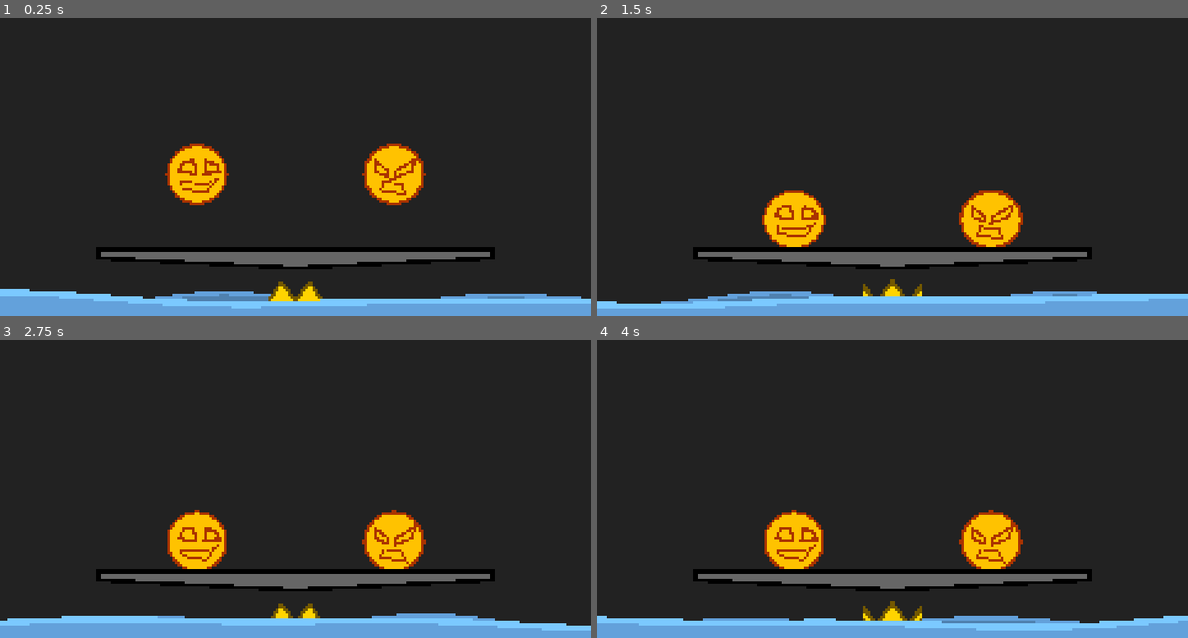
Above: before the commit, frames 1-4 (two rows, left to right).
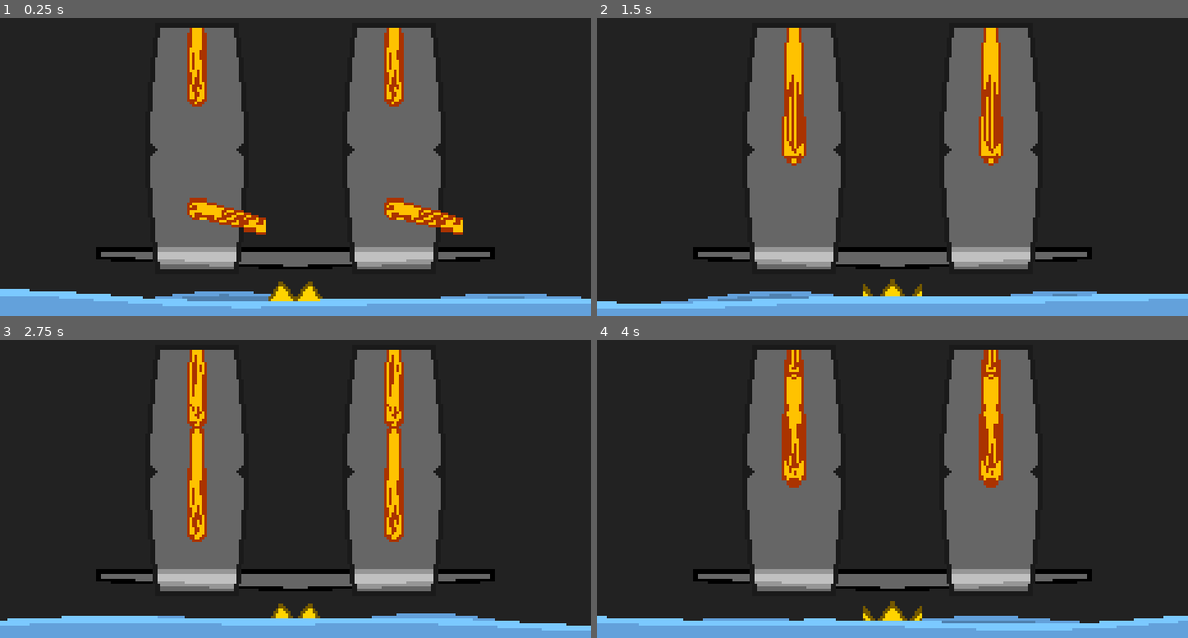
Above: after the commit, the same moments.

Repository: tm-nielsen/big-boy-balance-beam
Game: Godot game, scene res://scenes/root.tscn
The game is run twice, just before and just after one commit, with the same random seed, the same clock (stepped at 60 frames per second) and the same inputs.
Inputs:
- Up to frame 1 (0.25 s): no input
- Up to frame 2 (1.5 s): tap Enter at 0.5 s
- Up to frame 3 (2.75 s): no input
- Up to frame 4 (4 s): no input

The runs differ from the first frame. In frame 1, 24% of the frame differs, in the area x 25-79%, y 3-85%; in frame 2, 24%; in frame 3, 24%; in frame 4, 24%.

Commit message:
Implemented basic character selection

Diff:
--- a/scenes/character_select.tscn
+++ b/scenes/character_select.tscn
@@ -1,21 +1,15 @@
-[gd_scene load_steps=3 format=3 uid="uid://bhff3t7o815en"]
+[gd_scene load_steps=4 format=3 uid="uid://bhff3t7o815en"]
 
 [ext_resource type="Script" path="res://scripts/character_selection/character_selector.gd" id="1_b3odk"]
+[ext_resource type="PackedScene" uid="uid://dy63n5m0j3xh2" path="res://scenes/prefabs/character_selector.tscn" id="1_olccc"]
 [ext_resource type="PackedScene" uid="uid://dsq45rp2r5sat" path="res://scenes/prefabs/character_preview.tscn" id="4_cy3e1"]
 
 [node name="Node2D" type="Node2D"]
 
 [node name="Camera2D" type="Camera2D" parent="."]
 
-[node name="CharacterSelector" type="Node2D" parent="."]
+[node name="CharacterSelector" parent="." instance=ExtResource("1_olccc")]
 position = Vector2(-40, 0)
-script = ExtResource("1_b3odk")
-preview_prefab = ExtResource("4_cy3e1")
-carousel_item_count = 2.0
-carousel_radius = 60.0
-size = Vector2(36, 100)
-fill_colour = Color(1, 1, 1, 0.588235)
-border_colour = Color(0.1, 0.1, 0.1, 1)
 
 [node name="CharacterSelector2" type="Node2D" parent="."]
 position = Vector2(40, 0)
--- a/scenes/game.tscn
+++ b/scenes/game.tscn
@@ -8,7 +8,6 @@
 [ext_resource type="Script" path="res://scripts/physics/balls/physics_ball_manager.gd" id="1_vyn2h"]
 [ext_resource type="Script" path="res://scripts/physics/beam/time_dependant_balance_beam.gd" id="2_k61rr"]
 [ext_resource type="Script" path="res://scripts/drawing/path_drawing/character_drawer.gd" id="2_radw7"]
-[ext_resource type="Script" path="res://scripts/drawing/path_drawing/squishy_path_set_drawer.gd" id="3_mencq"]
 [ext_resource type="Shader" path="res://visuals/shaders/waves.gdshader" id="10_6n8yc"]
 [ext_resource type="Shader" path="res://visuals/shaders/distorted_waves.gdshader" id="10_vve22"]
 [ext_resource type="Script" path="res://scripts/water_effects/distorted_water.gd" id="11_w0r1a"]
@@ -16,6 +15,7 @@
 [ext_resource type="Shader" path="res://visuals/shaders/metaballs.gdshader" id="12_2bu88"]
 [ext_resource type="Shader" path="res://visuals/shaders/crown.gdshader" id="13_dkh44"]
 [ext_resource type="Script" path="res://scripts/crown.gd" id="14_jbfb5"]
+[ext_resource type="PackedScene" uid="uid://dy63n5m0j3xh2" path="res://scenes/prefabs/character_selector.tscn" id="17_bj4qq"]
 
 [sub_resource type="ShaderMaterial" id="ShaderMaterial_lb16j"]
 shader = ExtResource("10_vve22")
@@ -87,10 +87,15 @@
 [sub_resource type="QuadMesh" id="QuadMesh_wnk81"]
 size = Vector2(24, 16)
 
-[node name="Game" type="Node2D" node_paths=PackedStringArray("reset_manager", "stage_limits")]
+[sub_resource type="QuadMesh" id="QuadMesh_7oapw"]
+size = Vector2(300, 200)
+
+[node name="Game" type="Node2D" node_paths=PackedStringArray("reset_manager", "stage_limits", "character_selectors")]
+texture_filter = 1
 script = ExtResource("1_imn7p")
 reset_manager = NodePath("ResetManager")
 stage_limits = NodePath("StageLimits")
+character_selectors = [NodePath("CharacterSelection/P1Selector"), NodePath("CharacterSelection/P2Selector")]
 
 [node name="Camera2D" type="Camera2D" parent="." node_paths=PackedStringArray("ball_manager", "balance_beam", "stage_limits")]
 script = ExtResource("1_hje18")
@@ -148,11 +153,6 @@
 stroke_width = 1.0
 radius = 12.0
 
-[node name="PathSetDrawer" type="Node2D" parent="PhysicsBallManager/Player1/Drawer"]
-z_index = 1
-z_as_relative = false
-script = ExtResource("3_mencq")
-
 [node name="Player2" type="Node2D" parent="PhysicsBallManager"]
 position = Vector2(40, -20)
 script = ExtResource("1_m3mpd")
@@ -174,11 +174,6 @@
 stroke_colour = Color(0.666667, 0.2, 0, 1)
 stroke_width = 1.25
 radius = 12.0
-
-[node name="PathSetDrawer" type="Node2D" parent="PhysicsBallManager/Player2/Drawer"]
-z_index = 2
-z_as_relative = false
-script = ExtResource("3_mencq")
 
 [node name="Water" type="Node2D" parent="."]
 modulate = Color(0.387, 0.631383, 0.86, 1)
@@ -230,6 +225,23 @@
 mesh = SubResource("QuadMesh_wnk81")
 script = ExtResource("14_jbfb5")
 
+[node name="CharacterSelection" type="Node2D" parent="."]
+z_index = 5
+
+[node name="Background" type="MeshInstance2D" parent="CharacterSelection"]
+visible = false
+modulate = Color(1, 1, 1, 0.588235)
+mesh = SubResource("QuadMesh_7oapw")
+
+[node name="P1Selector" parent="CharacterSelection" node_paths=PackedStringArray("player_target") instance=ExtResource("17_bj4qq")]
+position = Vector2(-40, 0)
+player_target = NodePath("../../PhysicsBallManager/Player1")
+
+[node name="P2Selector" parent="CharacterSelection" node_paths=PackedStringArray("player_target") instance=ExtResource("17_bj4qq")]
+position = Vector2(40, 0)
+player_target = NodePath("../../PhysicsBallManager/Player2")
+player_index = 2
+
 [connection signal="lead_player_switched" from="." to="Crown" method="_on_lead_player_switched"]
 [connection signal="bottom_threshold_reached" from="StageLimits" to="Water/Front" method="_on_stage_limits_bottom_threshold_reached"]
 [connection signal="bottom_threshold_reached" from="StageLimits" to="Water/BacksplashParticles" method="_on_stage_limits_bottom_threshold_reached"]
--- /dev/null
+++ b/scenes/prefabs/character_selector.tscn
@@ -0,0 +1,13 @@
+[gd_scene load_steps=3 format=3 uid="uid://dy63n5m0j3xh2"]
+
+[ext_resource type="Script" path="res://scripts/character_selection/character_selector.gd" id="1_8oqac"]
+[ext_resource type="PackedScene" uid="uid://dsq45rp2r5sat" path="res://scenes/prefabs/character_preview.tscn" id="2_t1i6k"]
+
+[node name="CharacterSelector" type="Node2D"]
+script = ExtResource("1_8oqac")
+preview_prefab = ExtResource("2_t1i6k")
+carousel_item_count = 2.0
+carousel_radius = 60.0
+size = Vector2(36, 100)
+fill_colour = Color(1, 1, 1, 0.588235)
+border_colour = Color(0.1, 0.1, 0.1, 1)
--- a/scripts/character_selection/character_selector.gd
+++ b/scripts/character_selection/character_selector.gd
@@ -2,7 +2,9 @@
 class_name CharacterSelector
 extends SelectionCarousel
 
-signal character_selected(file_path: String)
+signal character_selected(player_node)
+
+@export var player_target: PlayerController
 
 @export_subgroup('preview settings', 'preview')
 @export var preview_prefab: PackedScene
@@ -14,6 +16,13 @@
 @export_dir var extra_characters_path := 'characters'
 
 var character_file_paths: Array[String]
+
+
+func start_selecting():
+  explicitly_selected_index = -1
+  selection_rotation = 0
+  show()
+  player_target.hide()
 
 
 func _create_items(parent_node: Node):
@@ -75,4 +84,14 @@
 
 
 func _select_item():
-  character_selected.emit(character_file_paths[selected_index])
+  var selected_filepath = character_file_paths[selected_index]
+  player_target.drawer.file_path = selected_filepath
+
+  var selected_preview = items[selected_index]
+  player_target.squish_ratio = selected_preview.squish_ratio
+  player_target.squish_reset_delta = selected_preview.squish_delta
+  player_target.squish_state = selected_preview.squish_state
+  player_target.position = position
+  player_target.show()
+  character_selected.emit(player_target)
+  hide()
--- a/scripts/character_selection/selection_carousel.gd
+++ b/scripts/character_selection/selection_carousel.gd
@@ -40,6 +40,7 @@
   item_count = items.size()
 
 func _process(delta: float):
+  if !visible: return
   if Engine.is_editor_hint(): queue_redraw()
   elif is_numbered_action_just_pressed('button'):
     _select_item()
--- a/scripts/game_manager.gd
+++ b/scripts/game_manager.gd
@@ -3,6 +3,8 @@
 
 signal player_scored(player_index: int, score_increase: int)
 signal lead_player_switched(player_index: int)
+
+enum GameState {CHARACTER_SELECTION, FROZEN, GAMEPLAY, RESETTING}
 
 @export var fallen_ball_reset_height: float = -120
 @export var reset_delay: float = 1
@@ -10,35 +12,41 @@
 @export_subgroup('references')
 @export var reset_manager: ResetManager
 @export var stage_limits: StageLimits
+@export var character_selectors: Array[CharacterSelector]
 
 var score_offset: int
 
-var round_completed: bool
-var is_resetting: bool
+var state := GameState.CHARACTER_SELECTION
+var pending_selections := 2
+
+# var round_completed: bool
+# var is_resetting: bool
 
 func _ready():
   reset_manager.reset_completed.connect(_on_reset_completed)
   stage_limits.bottom_threshold_reached.connect(_on_bottom_threshold_reached)
+  reset_manager.freeze()
+  for selector in character_selectors:
+    selector.character_selected.connect(_on_character_selected)
+    selector.start_selecting()
 
 func _process(_delta: float):
-  if round_completed && !is_resetting:
-    if Input.is_anything_pressed():
-      round_completed = false
-      reset_manager.end_reset_freeze()
+  if state == GameState.FROZEN && Input.is_anything_pressed():
+    state = GameState.GAMEPLAY
+    reset_manager.end_reset_freeze()
 
 
 func start_delayed_reset():
-  is_resetting = true
+  state = GameState.RESETTING
   var reset_tween = create_tween()
   reset_tween.tween_interval(reset_delay)
   reset_tween.tween_callback(reset_manager.start_reset)
 
 
 func _on_bottom_threshold_reached(ball: PlayerController):
-  if !round_completed:
+  if state == GameState.GAMEPLAY:
     var scoring_player_index = 1 + ball.player_index % 2
     _score(scoring_player_index)
-    round_completed = true
     start_delayed_reset()
 
   ball.physics_enabled = false
@@ -52,4 +60,14 @@
 
 
 func _on_reset_completed():
-  is_resetting = false
+  match state:
+    GameState.RESETTING:
+      state = GameState.FROZEN
+    GameState.CHARACTER_SELECTION:
+      pending_selections -= 1
+      if pending_selections == 0:
+        state = GameState.FROZEN
+
+
+func _on_character_selected(player_node):
+  reset_manager.reset_ball(player_node)
--- a/scripts/reset_manager.gd
+++ b/scripts/reset_manager.gd
@@ -12,26 +12,40 @@
 @export var reset_transition: Tween.TransitionType = Tween.TRANS_BACK
 
 
-# func _process(_delta):
-#   if Input.is_action_just_pressed('reset') && OS.is_debug_build():
-#     start_reset()
-
-
 func start_reset():
-  var reset_tween = create_tween()
-  reset_tween.set_ease(reset_easing)
-  reset_tween.set_trans(reset_transition)
-  reset_tween.set_parallel(true)
+  var reset_tween = _create_reset_tween()
 
   ball_manager.physics_enabled = false
   for ball in PhysicsBallManager.physics_balls:
     ball.start_tweened_reset(reset_tween, reset_duration)
   balance_beam.start_tweened_reset(reset_tween, reset_duration)
 
+  _tween_signal_callback(reset_tween)
+
+
+func _create_reset_tween() -> Tween:
+  var reset_tween = create_tween()
+  reset_tween.set_ease(reset_easing)
+  reset_tween.set_trans(reset_transition)
+  reset_tween.set_parallel(true)
+  return reset_tween
+
+func _tween_signal_callback(reset_tween: Tween):
   reset_tween.set_parallel(false)
   reset_tween.tween_interval(reset_duration)
   reset_tween.tween_callback(reset_completed.emit)
 
+
+func reset_ball(ball: PhysicsBall):
+  var reset_tween = _create_reset_tween()
+  ball.start_tweened_reset(reset_tween, reset_duration)
+  _tween_signal_callback(reset_tween)
+
+
+func freeze():
+  ball_manager.physics_enabled = false
+  balance_beam.physics_enabled = false
+
 func end_reset_freeze():
   ball_manager.reset_balls()
   balance_beam.reset()
Not shown: 1 places in scenes/game.tscn that only renumber resources
